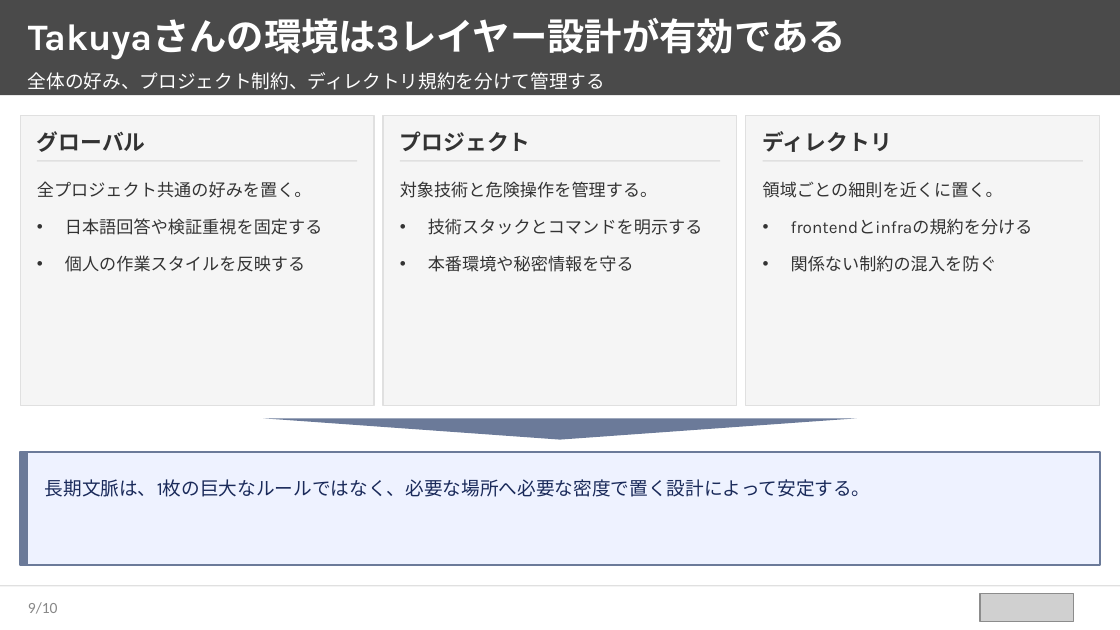
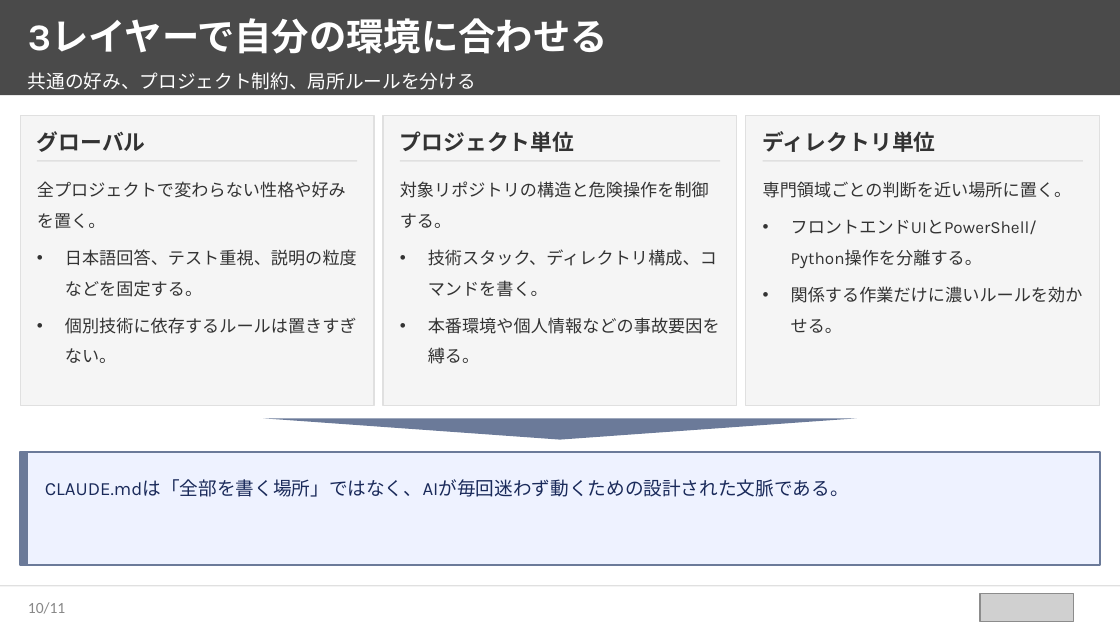
Before and after one commit to takuya109048/html2pptx, a slide deck: slide 11 of sample_source_deck.pptx (slide 10 before the commit). Drawn at 1120x630 pixels with LibreOffice and Linux fonts; fonts in the diff are those of the drawing; grey boxes stand for pictures. Boxes give left, top, right and bottom in pixels: in the first picture for what was removed or moved away, otherwise in the second. Text is boxed around its words. In the diff, an @@ line names an element or a change of style, - is before the commit and + after.

```diff
--- a/sample_source_deck.pptx
+++ b/sample_source_deck.pptx
@@ text at [28, 18, 608, 54]: text changed @@
-Takuyaさんの環境は3レイヤー設計が有効である
+3レイヤーで自分の環境に合わせる
@@ text at [28, 72, 476, 90]: text changed @@
-全体の好み、プロジェクト制約、ディレクトリ規約を分けて管理する
+共通の好み、プロジェクト制約、局所ルールを分ける
@@ text at [400, 131, 574, 152]: text changed @@
-プロジェクト
+プロジェクト単位
@@ text at [763, 131, 936, 152]: text changed @@
-ディレクトリ
+ディレクトリ単位
@@ text at [37, 181, 357, 363]: text changed @@
-全プロジェクト共通の好みを置く。
-• 日本語回答や検証重視を固定する
-• 個人の作業スタイルを反映する
+全プロジェクトで変わらない性格や好みを置く。
+• 日本語回答、テスト重視、説明の粒度などを固定する。
+• 個別技術に依存するルールは置きすぎない。
@@ text at [400, 181, 720, 364]: text changed @@
-対象技術と危険操作を管理する。
-• 技術スタックとコマンドを明示する
-• 本番環境や秘密情報を守る
+対象リポジトリの構造と危険操作を制御する。
+• 技術スタック、ディレクトリ構成、コマンドを書く。
+• 本番環境や個人情報などの事故要因を縛る。
@@ text at [763, 181, 1083, 333]: text changed @@
-領域ごとの細則を近くに置く。
-• frontendとinfraの規約を分ける
-• 関係ない制約の混入を防ぐ
+専門領域ごとの判断を近い場所に置く。
+• フロントエンドUIとPowerShell/Python操作を分離する。
+• 関係する作業だけに濃いルールを効かせる。
@@ text at [45, 479, 849, 497]: text changed @@
-長期文脈は、1枚の巨大なルールではなく、必要な場所へ必要な密度で置く設計によって安定する。
+CLAUDE.mdは「全部を書く場所」ではなく、AIが毎回迷わず動くための設計された文脈である。
@@ page number at [28, 602, 65, 614]: text changed @@
-9/10
+10/11
```
Also in this commit, not shown: 8 other slides changed, 2 slides added, 1 slide removed, 2 other files.
